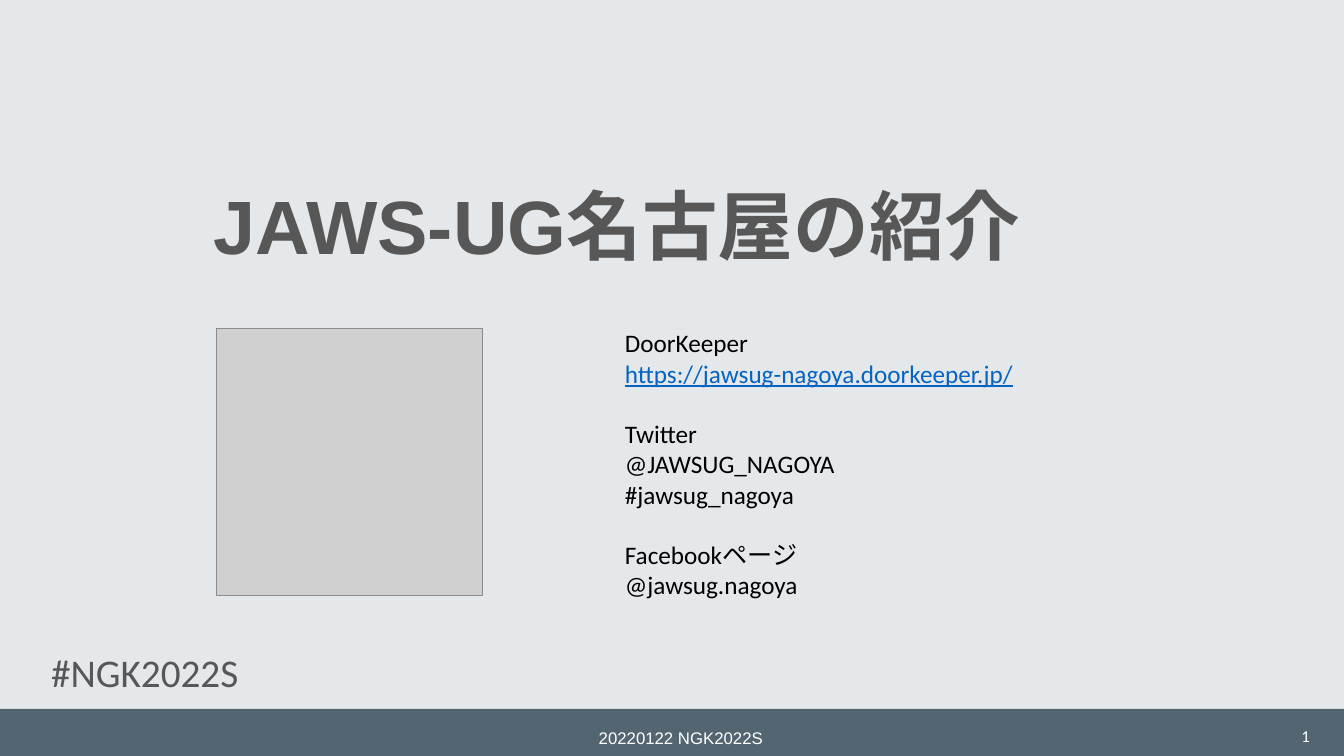
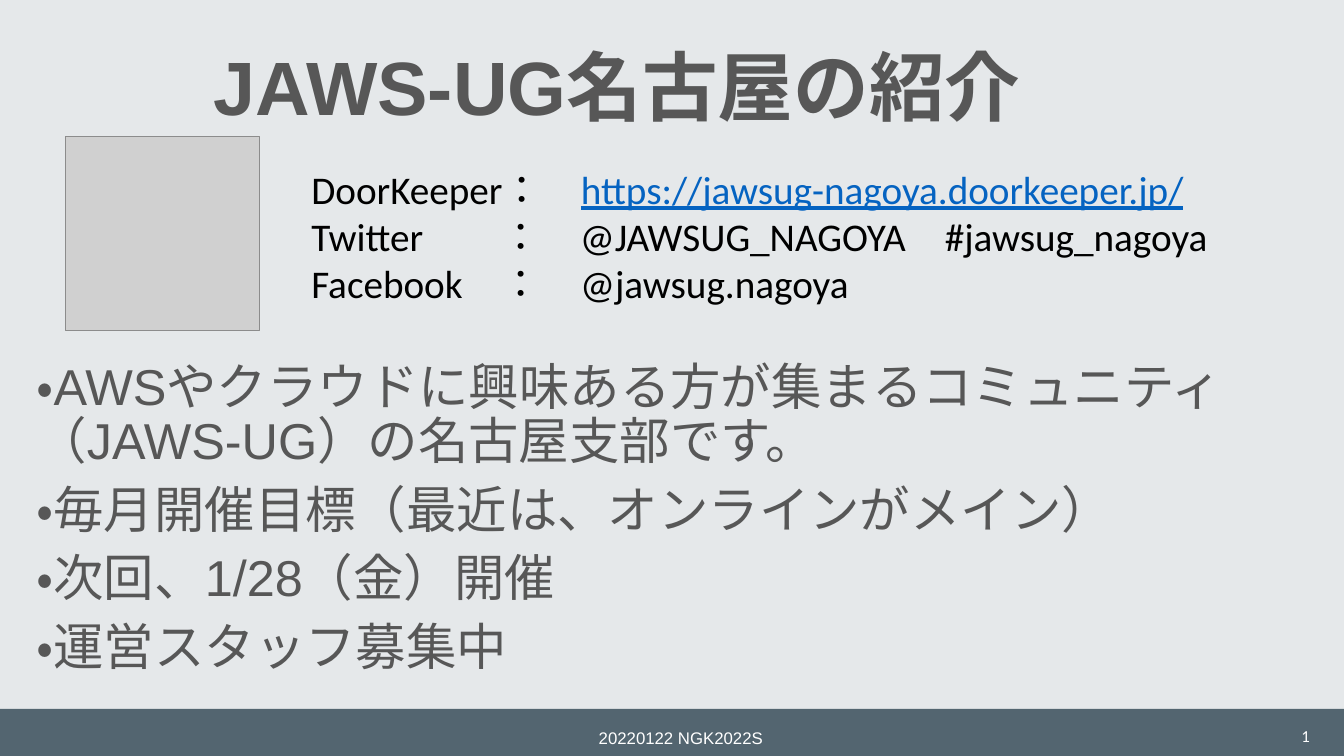
Before and after one commit to nagoya-godo-konshinkai/ngk2022s, a slide deck: slide 1 of original/community/jaws-ug-nagoya/jaws-ug-nagoya_cm.pptx. Drawn at 1344x756 pixels with LibreOffice and Linux fonts; fonts in the diff are those of the drawing; grey boxes stand for pictures. Boxes give left, top, right and bottom in pixels: in the first picture for what was removed or moved away, otherwise in the second. Text is boxed around its words. In the diff, an @@ line names an element or a change of style, - is before the commit and + after.

Commit message:
JAWS-UG 名古屋様の CM スライドを更新。

```diff
--- a/original/community/jaws-ug-nagoya/jaws-ug-nagoya_cm.pptx
+++ b/original/community/jaws-ug-nagoya/jaws-ug-nagoya_cm.pptx
@@ text "JAWS-UG名古屋の紹介": place and size @@
-text "JAWS-UG名古屋の紹介" at (214,194,1020,261)
+text "JAWS-UG名古屋の紹介" at (214,55,1020,122)
@@ picture: place and size @@
-picture at (217,329,483,595)
+picture at (66,136,260,331)
@@ text at (311,176,1208,305): text changed; size 18 to 28 pt @@
-DoorKeeper
-https://jawsug-nagoya.doorkeeper.jp/
-Twitter
-@JAWSUG_NAGOYA
-#jawsug_nagoya
-Facebookページ
-@jawsug.nagoya
+DoorKeeper： https://jawsug-nagoya.doorkeeper.jp/
+Twitter ： @JAWSUG_NAGOYA #jawsug_nagoya
+Facebook ： @jawsug.nagoya
@@ text added at (36,362,1221,669), 36 pt, text #575757 @@
+・AWSやクラウドに興味ある方が集まるコミュニティ（JAWS-UG）の名古屋支部です。
+・毎月開催目標（最近は、オンラインがメイン）
+・次回、1/28（金）開催
+・運営スタッフ募集中
@@ text removed at (51,660,238,687) @@
-#NGK2022S
```
Also in this commit, not shown: 3 slides removed.
